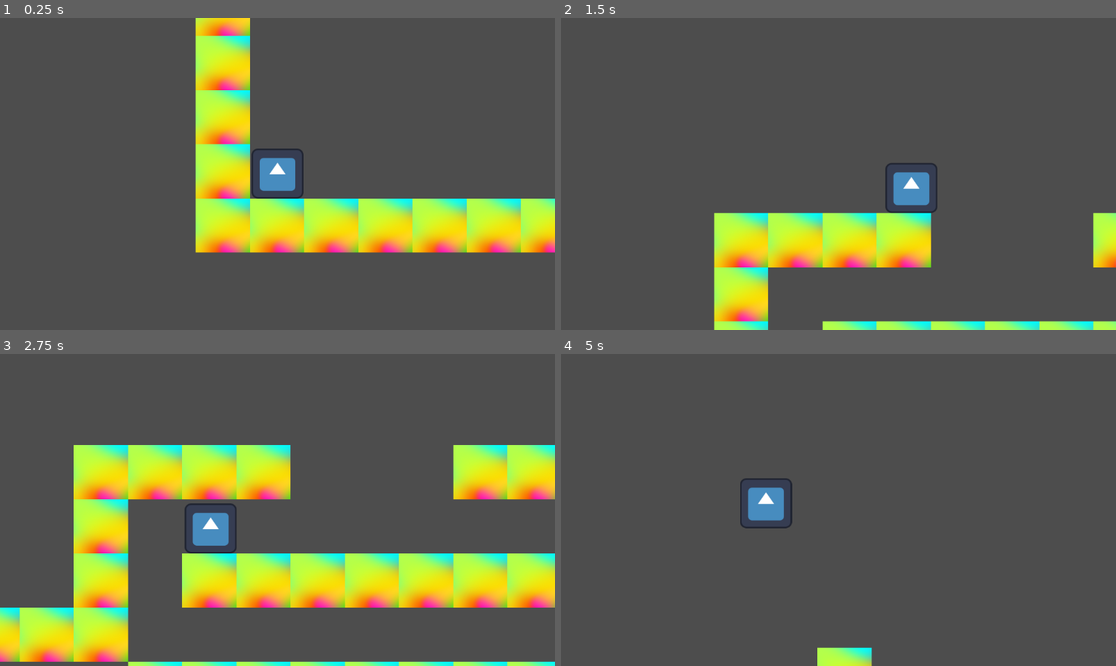
Above: before the commit, frames 1-4 (two rows, left to right).
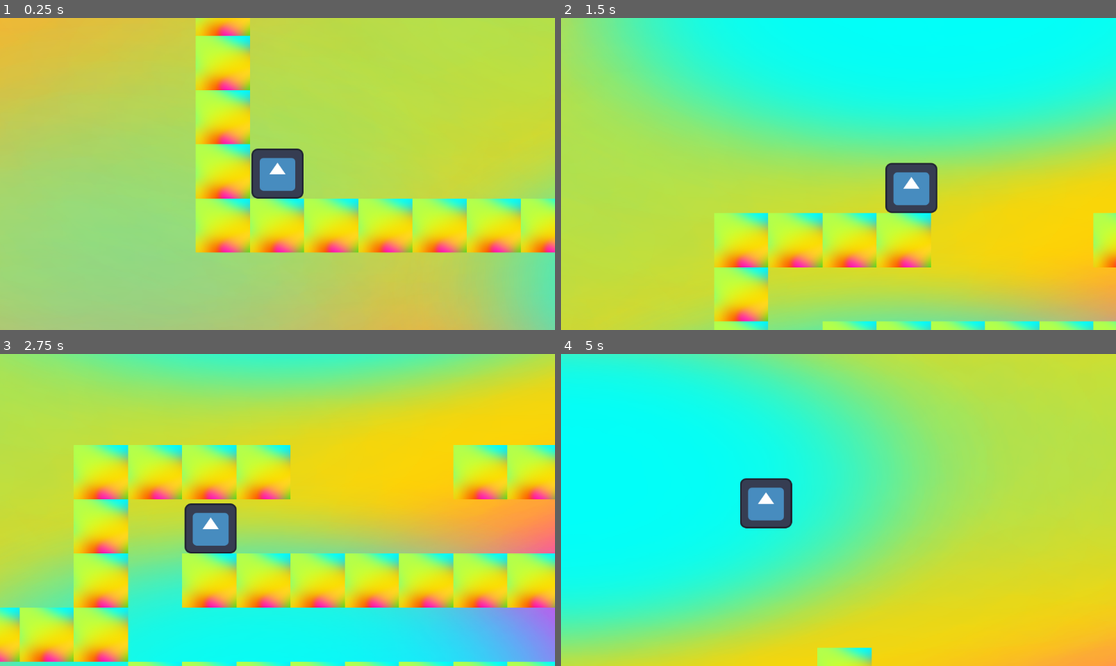
Above: after the commit, the same moments.

Repository: ASZM101/williamdanielgame
Game: Godot game, scene res://main.tscn
Same seed, same stepped clock (60 frames per second), same inputs: the game is played once before the commit and once after it. The engine's default icon, where the game draws it, is replaced by a stand-in: a white triangle on a blue panel in a dark square.
Inputs:
- Up to frame 1 (0.25 s): no input
- Up to frame 2 (1.5 s): tap Enter at 0.5 s; hold Right (right) from 0.53 s (still down); tap Space (jump) at 0.77 s
- Up to frame 3 (2.75 s): tap Space (jump) at 1.52 s; release Right (right) at 2.03 s; hold Left (left) from 2.03 s (still down)
- Up to frame 4 (5 s): release Left (left) at 2.78 s; hold Right (right) 2.78-4.28 s; tap Space (jump) at 3.02, 3.77, 4.52 s; hold Left (left) from 4.28 s (still down)

The runs differ from the first frame. In frame 1, 82% of the frame differs, in the area x 0-100%, y 0-100%; in frame 2, 88%; in frame 3, 68%; in frame 4, 98%.

Commit message:
Added background

Diff:
--- a/main.tscn
+++ b/main.tscn
@@ -1,8 +1,9 @@
-[gd_scene load_steps=7 format=4 uid="uid://c6erujqcrxajt"]
+[gd_scene load_steps=8 format=4 uid="uid://c6erujqcrxajt"]
 
 [ext_resource type="Script" uid="uid://cnambo5ft8hxh" path="res://player.gd" id="1_h2yge"]
 [ext_resource type="Texture2D" uid="uid://byarp00ekrknt" path="res://icon.svg" id="1_ig7tw"]
 [ext_resource type="Texture2D" uid="uid://c5gvtmgmusosi" path="res://images/tiles.png" id="2_0xm2m"]
+[ext_resource type="Texture2D" uid="uid://cbc0p5w7oqo4h" path="res://images/william-daniel-bg.png" id="4_1bvp3"]
 
 [sub_resource type="RectangleShape2D" id="RectangleShape2D_0xm2m"]
 size = Vector2(36, 35)
@@ -90,3 +91,9 @@
 scale = Vector2(0.075, 0.075)
 tile_map_data = PackedByteArray("AAAAAA4AAAACAAIAAAABAA4AAAACAAIAAAACAA4AAAACAAIAAAADAA4AAAACAAIAAAAEAA4AAAACAAIAAAAFAA …(912 unchanged characters)…
 tile_set = SubResource("TileSet_h2yge")
+
+[node name="Background" type="Sprite2D" parent="."]
+z_index = -4096
+position = Vector2(746, 325.5)
+scale = Vector2(0.572406, 0.270564)
+texture = ExtResource("4_1bvp3")
